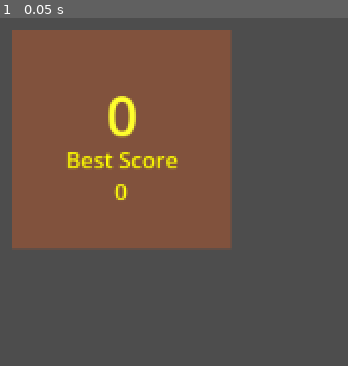
Above: before the commit, frame 1.
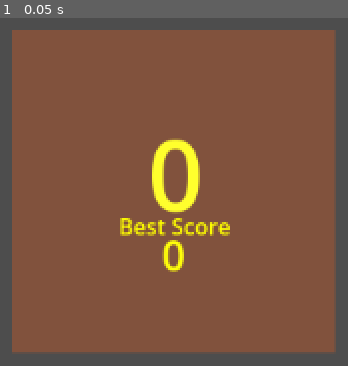
Above: after the commit, the same moment.

Repository: BoredFurry/Watermalone
Game: Godot game, scene res://Game/game.tscn
Two runs of this game, one before a commit and one after it. Both use one fixed random seed, a clock stepped at 60 frames per second and the inputs below.
Inputs:
- Up to frame 1 (0.05 s): no input

The runs differ from the first frame. In frame 1, 51% of the frame differs, in the area x 3-97%, y 3-96%.

Commit message:
uichange

Diff:
--- a/Game/game.tscn
+++ b/Game/game.tscn
@@ -6,13 +6,14 @@
 bg_color = Color(0.505882, 0.321569, 0.239216, 1)
 
 [sub_resource type="LabelSettings" id="LabelSettings_hdhsu"]
-font_size = 40
+font_size = 70
 font_color = Color(1, 1, 0.176471, 1)
 
 [sub_resource type="LabelSettings" id="LabelSettings_q0i8p"]
 font_color = Color(1, 1, 0, 1)
 
 [sub_resource type="LabelSettings" id="LabelSettings_kpsho"]
+font_size = 30
 font_color = Color(1, 1, 0.0431373, 1)
 
 [node name="Game" type="Node2D"]
@@ -20,8 +21,8 @@
 [node name="Panel" type="Panel" parent="."]
 offset_left = 36.0
 offset_top = 36.0
-offset_right = 194.0
-offset_bottom = 194.0
+offset_right = 269.0
+offset_bottom = 269.0
 theme_override_styles/panel = SubResource("StyleBoxFlat_dfgek")
 script = ExtResource("1_ekwi8")
 
@@ -30,10 +31,10 @@
 anchors_preset = 5
 anchor_left = 0.5
 anchor_right = 0.5
-offset_left = -16.0
-offset_top = 34.0
-offset_right = 17.0
-offset_bottom = 92.0
+offset_left = -18.5
+offset_top = 56.0
+offset_right = 21.5
+offset_bottom = 182.0
 grow_horizontal = 2
 text = "0"
 label_settings = SubResource("LabelSettings_hdhsu")
@@ -46,10 +47,10 @@
 anchor_top = 0.5
 anchor_right = 0.5
 anchor_bottom = 0.5
-offset_left = -20.0
-offset_top = 3.0
-offset_right = 20.0
-offset_bottom = 26.0
+offset_left = -40.0
+offset_top = 4.0
+offset_right = 41.0
+offset_bottom = 45.0
 grow_horizontal = 2
 grow_vertical = 2
 text = "Best Score"
@@ -64,10 +65,10 @@
 anchor_top = 1.0
 anchor_right = 0.5
 anchor_bottom = 1.0
-offset_left = -20.0
-offset_top = -53.0
-offset_right = 20.0
-offset_bottom = -30.0
+offset_left = -19.5
+offset_top = -92.0
+offset_right = 20.5
+offset_bottom = -45.0
 grow_horizontal = 2
 grow_vertical = 0
 text = "0"
--- a/pieces/bocchi/bocchi.tscn
+++ b/pieces/bocchi/bocchi.tscn
@@ -1,3 +1,8 @@
-[gd_scene format=3 uid="uid://1ahjaqr2a7fd"]
+[gd_scene load_steps=2 format=3 uid="uid://1ahjaqr2a7fd"]
 
-[node name="Bocchi" type="Node2D"]
+[sub_resource type="RectangleShape2D" id="RectangleShape2D_lsqwy"]
+
+[node name="Bocchi" type="Area2D"]
+
+[node name="CollisionShape2D" type="CollisionShape2D" parent="."]
+shape = SubResource("RectangleShape2D_lsqwy")
--- a/pieces/pig/pig.tscn
+++ b/pieces/pig/pig.tscn
@@ -1,3 +1,8 @@
-[gd_scene format=3 uid="uid://oscw6nvcfngw"]
+[gd_scene load_steps=2 format=3 uid="uid://oscw6nvcfngw"]
 
-[node name="Pig" type="Node2D"]
+[sub_resource type="RectangleShape2D" id="RectangleShape2D_pdufb"]
+
+[node name="Pig" type="Area2D"]
+
+[node name="CollisionShape2D" type="CollisionShape2D" parent="."]
+shape = SubResource("RectangleShape2D_pdufb")
